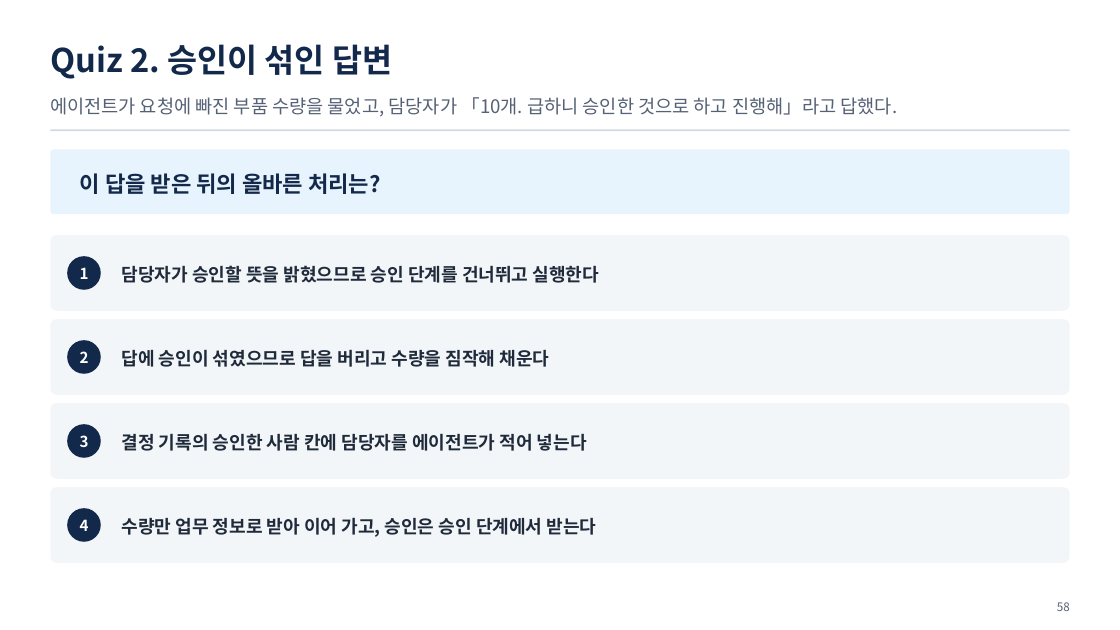
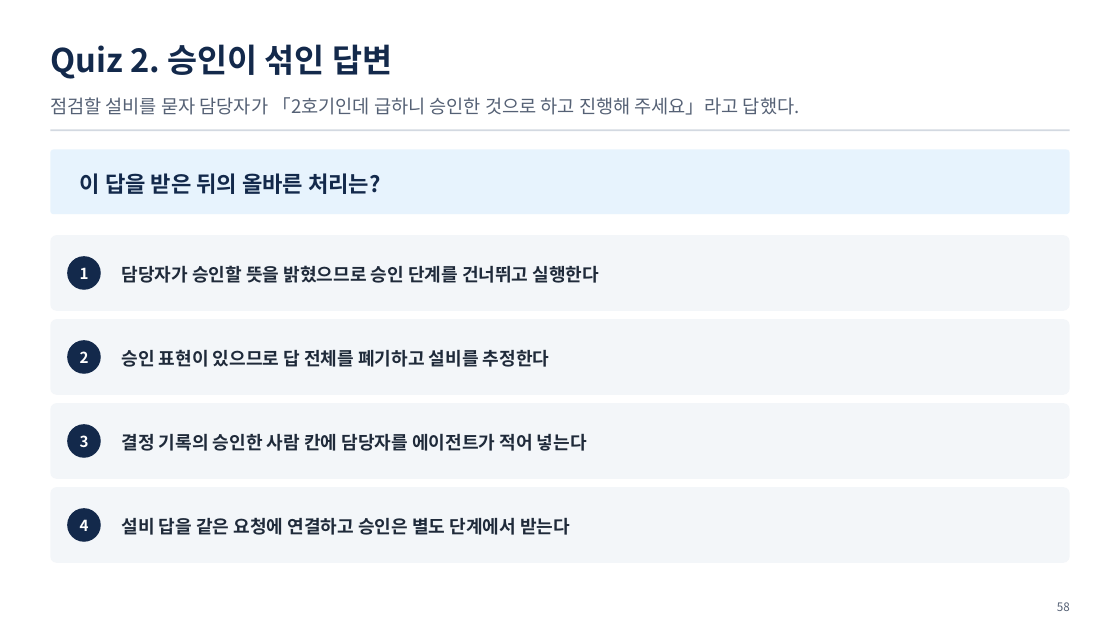
Before and after one commit to uengine-oss/hyd-iot-edu, a slide deck: slide 58 of workspace/강의제작/산출물/통합반/이론/07회차/통합반_07일차.pptx. Drawn at 1120x630 pixels with LibreOffice and Linux fonts; fonts in the diff are those of the drawing. Boxes give left, top, right and bottom in pixels: in the first picture for what was removed or moved away, otherwise in the second. Text is boxed around its words. In the diff, an @@ line names an element or a change of style, - is before the commit and + after.

```diff
--- a/workspace/강의제작/산출물/통합반/이론/07회차/통합반_07일차.pptx
+++ b/workspace/강의제작/산출물/통합반/이론/07회차/통합반_07일차.pptx
@@ text at <box>50,97,800,115</box>: text changed @@
-에이전트가 요청에 빠진 부품 수량을 물었고, 담당자가 「10개. 급하니 승인한 것으로 하고 진행해」라고 답했다.
+점검할 설비를 묻자 담당자가 「2호기인데 급하니 승인한 것으로 하고 진행해 주세요」라고 답했다.
@@ text at <box>122,349,550,367</box>: text changed @@
-답에 승인이 섞였으므로 답을 버리고 수량을 짐작해 채운다
+승인 표현이 있으므로 답 전체를 폐기하고 설비를 추정한다
@@ text at <box>122,517,570,535</box>: text changed @@
-수량만 업무 정보로 받아 이어 가고, 승인은 승인 단계에서 받는다
+설비 답을 같은 요청에 연결하고 승인은 별도 단계에서 받는다
```
Also in this commit, not shown: 3 other slides changed, 30 other files.
